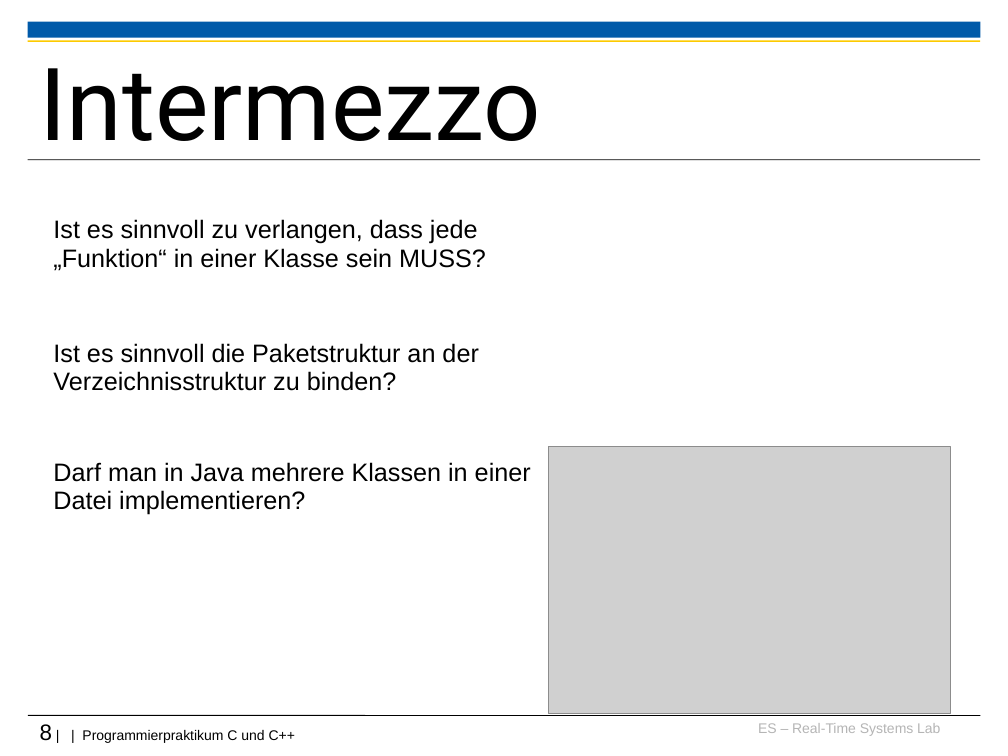
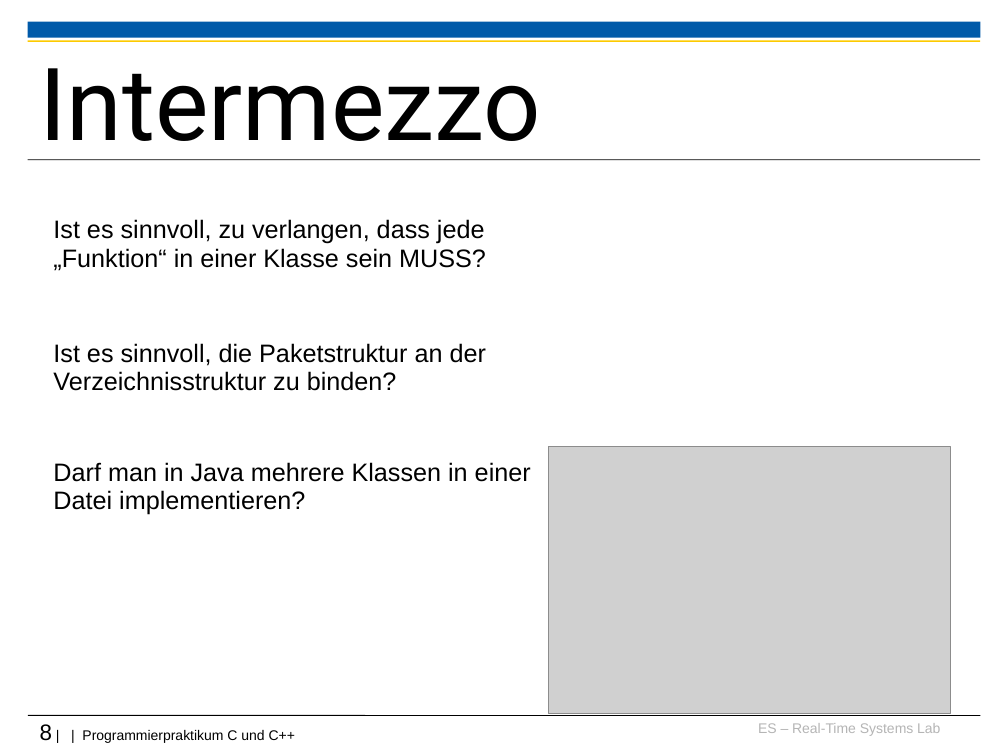
Before and after one commit to h82k/tud-cppp, a slide deck: slide 8 of Vorlesung/1 Einführung_F19.ppt. Drawn at 1008x756 pixels with LibreOffice and Linux fonts; fonts in the diff are those of the drawing; grey boxes stand for pictures; background and template pictures are left out. Boxes give left, top, right and bottom in pixels: in the first picture for what was removed or moved away, otherwise in the second. Text is boxed around its words. In the diff, an @@ line names an element or a change of style, - is before the commit and + after.

```diff
--- a/Vorlesung/1 Einführung_F19.ppt
+++ b/Vorlesung/1 Einführung_F19.ppt
@@ text at bbox=[53, 219, 486, 271]: text changed @@
-Ist es sinnvoll zu verlangen, dass jede „Funktion“ in einer Klasse sein MUSS?
+Ist es sinnvoll, zu verlangen, dass jede „Funktion“ in einer Klasse sein MUSS?
@@ text at bbox=[53, 343, 486, 391]: text changed @@
-Ist es sinnvoll die Paketstruktur an der Verzeichnisstruktur zu binden?
+Ist es sinnvoll, die Paketstruktur an der Verzeichnisstruktur zu binden?
```
Also in this commit, not shown: 8 other slides changed.
